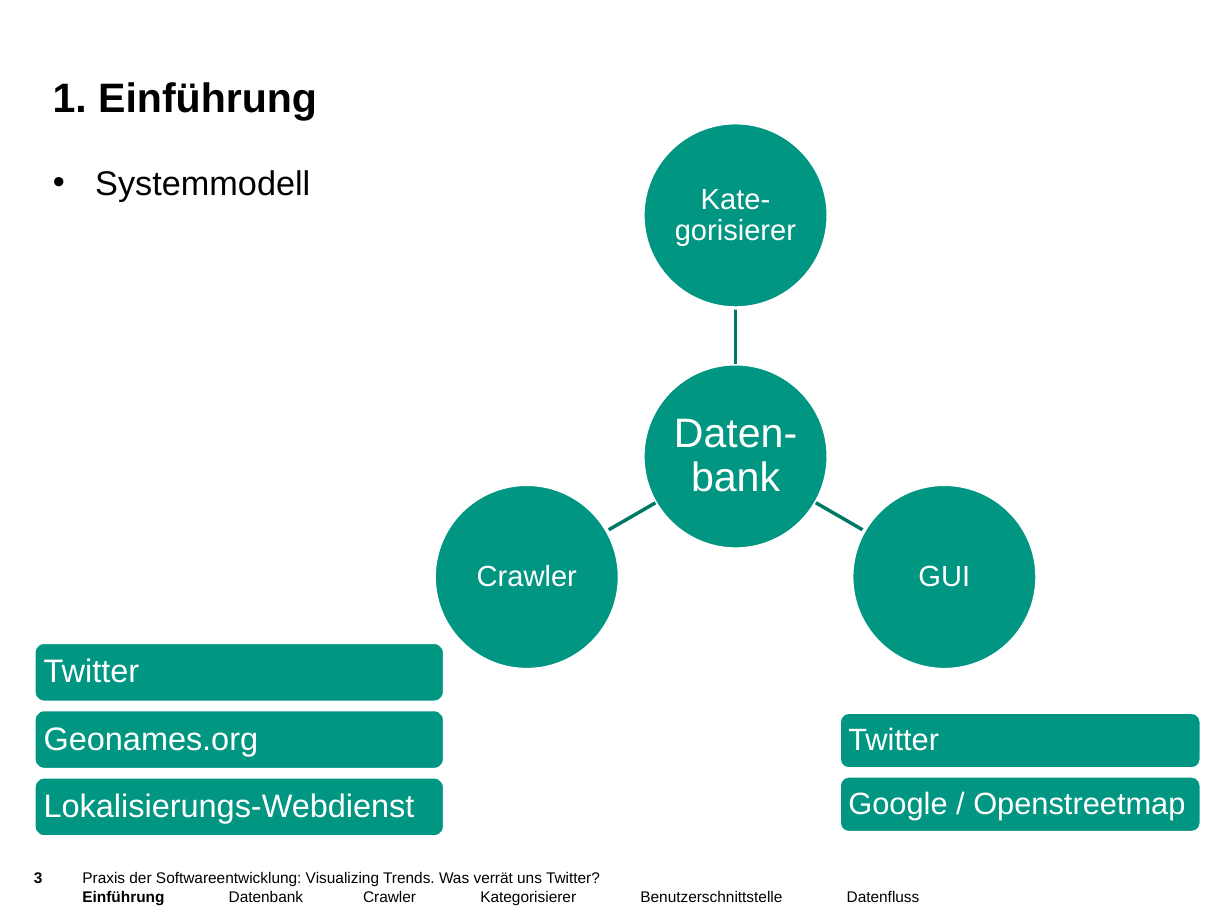
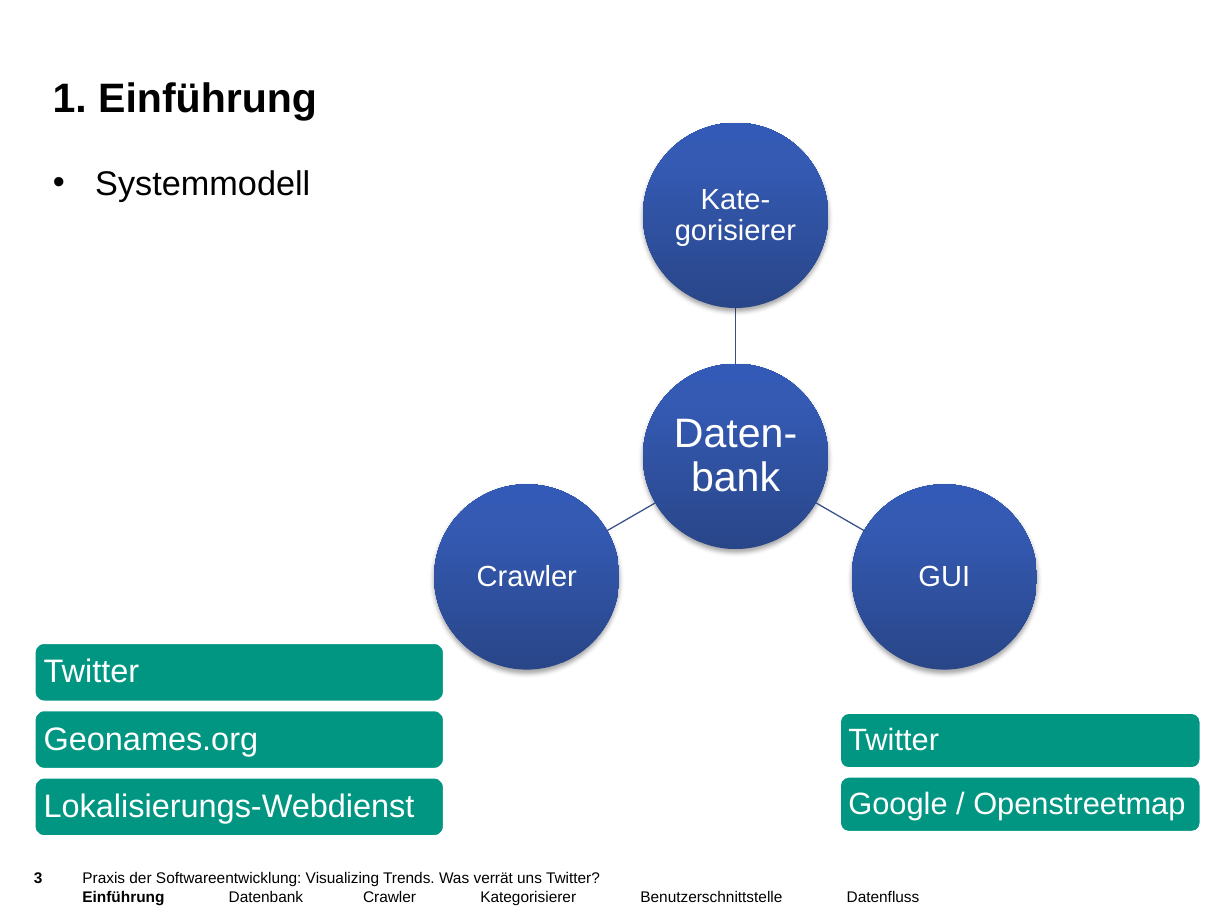
Before and after one commit to jaasmiin/twitterPSE, a slide deck: slide 3 of doc/entwurf/präsentation/pres_entwurf.pptx. Drawn at 1232x924 pixels with LibreOffice and Linux fonts; fonts in the diff are those of the drawing; background and template pictures are left out. Boxes give left, top, right and bottom in pixels: in the first picture for what was removed or moved away, otherwise in the second. Text is boxed around its words. In the diff, an @@ line names an element or a change of style, - is before the commit and + after.

```diff
--- a/doc/entwurf/präsentation/pres_entwurf.pptx
+++ b/doc/entwurf/präsentation/pres_entwurf.pptx
@@ fill #009682 to gradient #29468A to #355BB3 to #335BB7; outline #FFFFFF 2 pt to none; shadow on in 4 elements at [643, 363, 828, 548], [643, 123, 828, 308], [851, 484, 1036, 669], [434, 484, 618, 669] @@
@@ outline #007868 2 pt to #385088 0.75 pt in 3 elements at [732, 307, 737, 363], [814, 500, 865, 532], [606, 500, 657, 532] @@
```
Also in this commit, not shown: 4 other slides changed, 6 other files.
